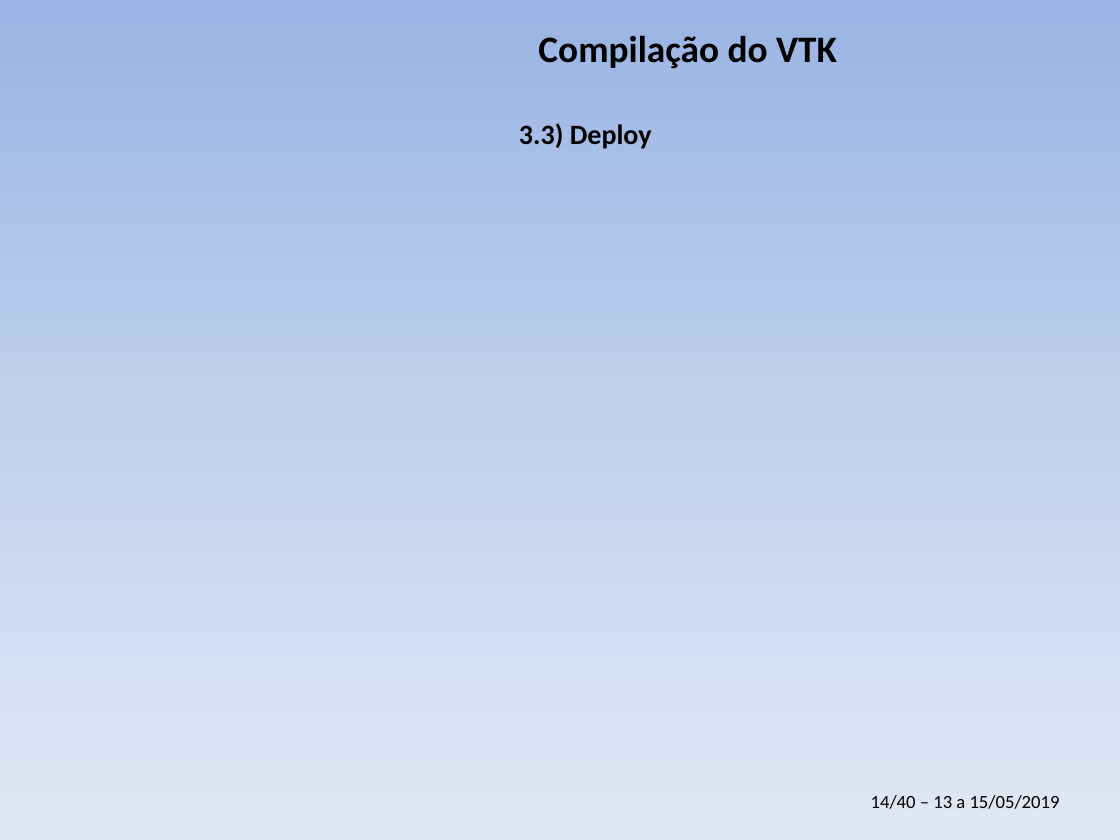
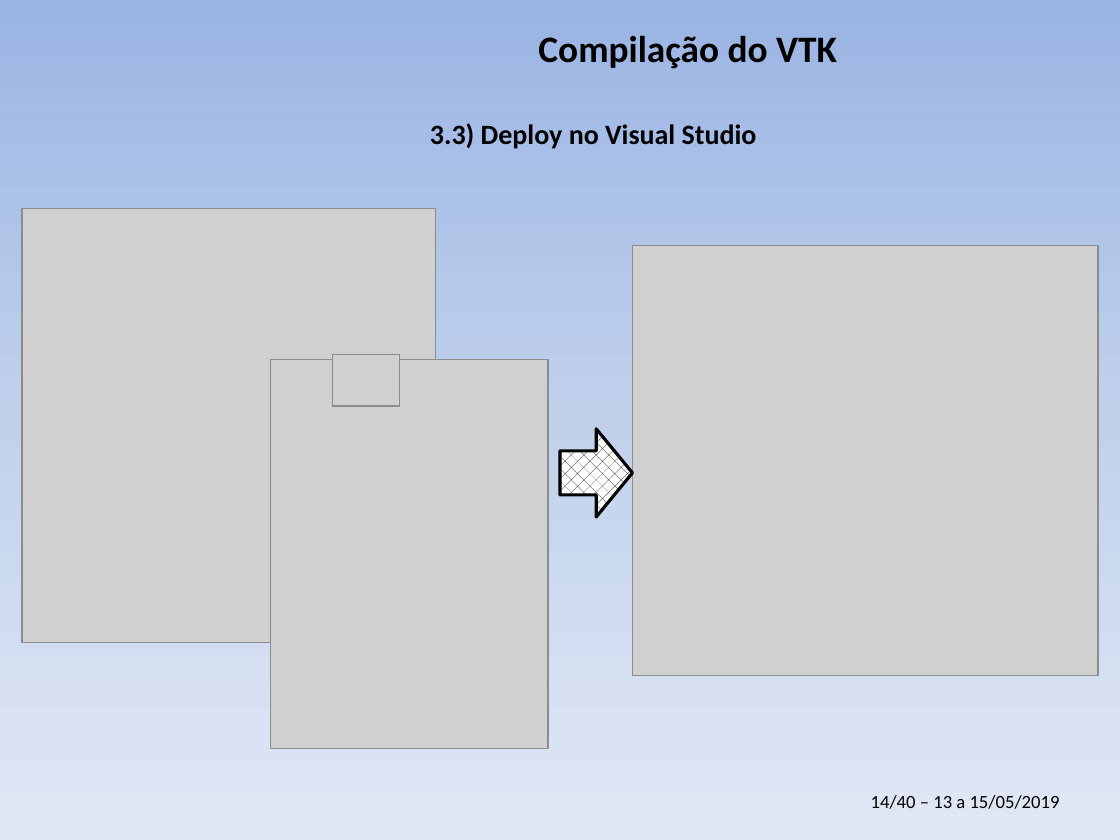
Before and after one commit to PauloCarvalhoRJ/cursoVTKgeo, a slide deck: slide 14 of aulas_3dias/slides_3dias.pptx. Drawn at 1120x840 pixels with LibreOffice and Linux fonts; fonts in the diff are those of the drawing; grey boxes stand for pictures; background and template pictures are left out. Boxes give left, top, right and bottom in pixels: in the first picture for what was removed or moved away, otherwise in the second. Text is boxed around its words. In the diff, an @@ line names an element or a change of style, - is before the commit and + after.

```diff
--- a/aulas_3dias/slides_3dias.pptx
+++ b/aulas_3dias/slides_3dias.pptx
@@ text at box(430, 123, 757, 149): text changed @@
-3.3) Deploy
+3.3) Deploy no Visual Studio
@@ picture added at box(22, 208, 436, 643) @@
@@ picture added at box(633, 245, 1099, 675) @@
@@ picture added at box(333, 354, 400, 405) @@
@@ picture added at box(271, 360, 549, 748) @@
@@ right arrow added at box(560, 429, 633, 517), fill pattern #000000 on #FFFFFF, outline #000000 2 pt @@
```
Also in this commit, not shown: 1 other slide changed.
